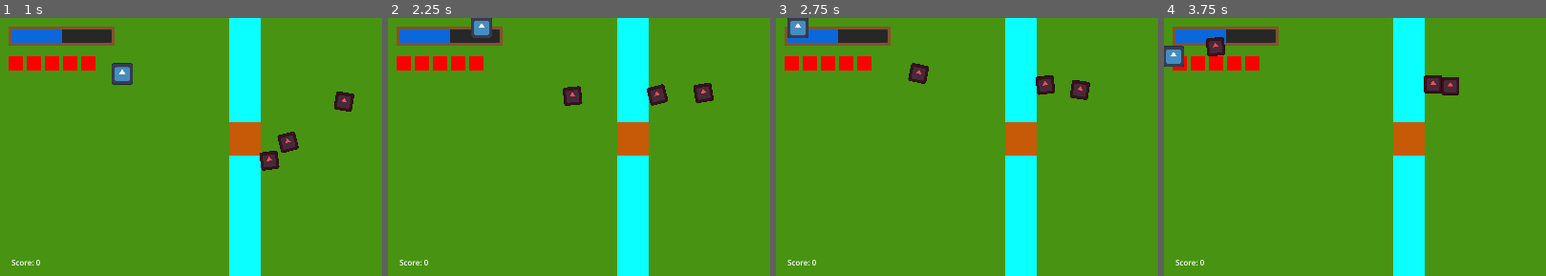
Above: before the commit, frames 1-4 (left to right).
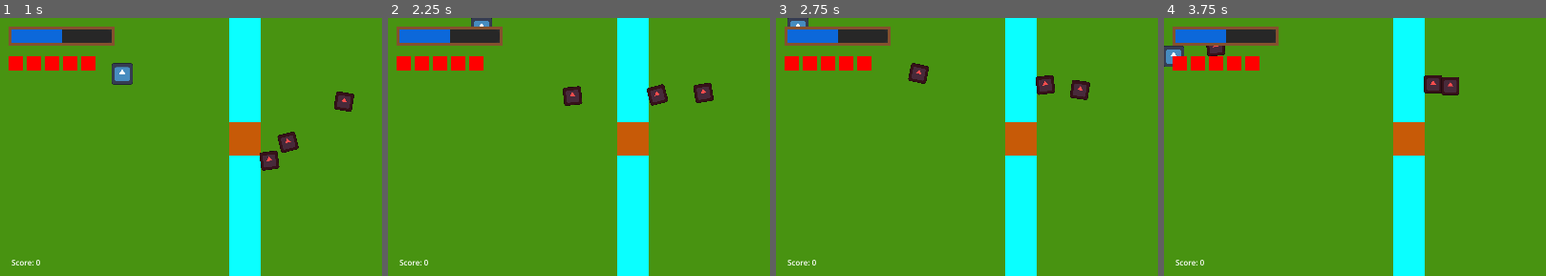
Above: after the commit, the same moments.

Repository: AndrewwAM/Project_KESS
Game: Godot game, scene res://scenes/world/patio.tscn
The game is run twice, just before and just after one commit, with the same random seed, the same clock (stepped at 60 frames per second) and the same inputs. The engine's default icon, where the game draws it, is replaced by a stand-in: a white triangle on a blue panel in a dark square.
Inputs (mouse positions are in pixels of both pictures, inside the frame that each line leads up to):
- Up to frame 1 (1 s): move the mouse to (206, 198) at 0.52 s; hold W (player_move_up) from 0.53 s (still down); hold Right mouse button (shoot_alt) from 0.53 s (still down)
- Up to frame 2 (2.25 s): move the mouse to (754, 185) at 1.27 s; release Right mouse button (shoot_alt) at 1.28 s; click (754, 185) at 1.35 s; move the mouse to (479, 108) at 2.02 s; release W (player_move_up) at 2.03 s; hold A (player_move_left) from 2.03 s (still down); hold Right mouse button (shoot_alt) from 2.03 s (still down)
- Up to frame 3 (2.75 s): keep holding A (player_move_left); keep holding Right mouse button (shoot_alt)
- Up to frame 4 (3.75 s): move the mouse to (1416, 147) at 2.77 s; release Right mouse button (shoot_alt) at 2.78 s; click (1416, 147) at 2.85 s; move the mouse to (1324, 82) at 3.52 s; release A (player_move_left) at 3.53 s; hold S (player_move_down) from 3.53 s (still down); hold Right mouse button (shoot_alt) from 3.53 s (still down)

Frame 1 is identical in both runs. In frame 2, 0.2% of the frame differs, in the area x 21-28%, y 3-8%; in frame 3, 0.2%; in frame 4, 0.3%, in the area x 2-16%, y 7-19%.

Commit message:
Arreglo input mouse (hud y patio)

Diff:
--- a/scenes/ui/hud.tscn
+++ b/scenes/ui/hud.tscn
@@ -15,6 +15,7 @@
 offset_top = 9.0
 offset_right = 120.0
 offset_bottom = 29.0
+mouse_filter = 2
 metadata/_edit_use_anchors_ = true
 
 [node name="background" type="ColorRect" parent="WaterBar" unique_id=1891489357]
@@ -71,6 +72,7 @@
 offset_top = 40.0
 offset_right = 100.0
 offset_bottom = 55.0
+mouse_filter = 2
 
 [node name="ColorRect" type="ColorRect" parent="Health" unique_id=1915739787]
 custom_minimum_size = Vector2(15, 15)
--- a/scenes/world/patio.tscn
+++ b/scenes/world/patio.tscn
@@ -24,46 +24,42 @@
 
 [node name="Patio" type="Node2D" unique_id=1762634537]
 
-[node name="Basic Background" type="Control" parent="." unique_id=931642117]
-layout_mode = 3
-anchors_preset = 0
-offset_right = 40.0
-offset_bottom = 40.0
+[node name="Basic Background" type="Node2D" parent="." unique_id=1706732138]
 
 [node name="Pasto1" type="ColorRect" parent="Basic Background" unique_id=1342113710]
-layout_mode = 0
 offset_right = 240.0
 offset_bottom = 270.0
+mouse_filter = 2
 color = Color(0.28096095, 0.578064, 0.06699427, 1)
 
 [node name="Pasto2" type="ColorRect" parent="Basic Background" unique_id=1783677799]
-layout_mode = 0
 offset_left = 273.0
 offset_right = 480.0
 offset_bottom = 270.0
+mouse_filter = 2
 color = Color(0.28235295, 0.5764706, 0.06666667, 1)
 
 [node name="Puente" type="ColorRect" parent="Basic Background" unique_id=1018607511]
-layout_mode = 0
 offset_left = 240.0
 offset_top = 109.0
 offset_right = 273.0
 offset_bottom = 144.0
+mouse_filter = 2
 color = Color(0.78196394, 0.3524292, 0.029750003, 1)
 
 [node name="ColorRect3" type="ColorRect" parent="Basic Background" unique_id=1569543955]
-layout_mode = 0
 offset_left = 240.0
 offset_top = 144.0
 offset_right = 273.0
 offset_bottom = 270.0
+mouse_filter = 2
 color = Color(0.039215688, 1, 1, 1)
 
 [node name="ColorRect4" type="ColorRect" parent="Basic Background" unique_id=1634360630]
-layout_mode = 0
 offset_left = 240.0
 offset_right = 273.0
 offset_bottom = 109.0
+mouse_filter = 2
 color = Color(0.039215688, 1, 1, 1)
 
 [node name="Bordes" type="StaticBody2D" parent="." unique_id=887010946]
@@ -92,8 +88,6 @@
 position = Vector2(489.5, 126)
 shape = SubResource("RectangleShape2D_gd8l3")
 
-[node name="Hud" parent="." unique_id=360316666 instance=ExtResource("3_aq5da")]
-
 [node name="BaseEnemy" parent="." unique_id=1803823621 instance=ExtResource("3_whbu4")]
 position = Vector2(351, 136)
 
@@ -107,3 +101,5 @@
 
 [node name="Player" parent="." unique_id=1288290645 instance=ExtResource("1_mcwhn")]
 position = Vector2(128, 126)
+
+[node name="Hud" parent="." unique_id=360316666 instance=ExtResource("3_aq5da")]
